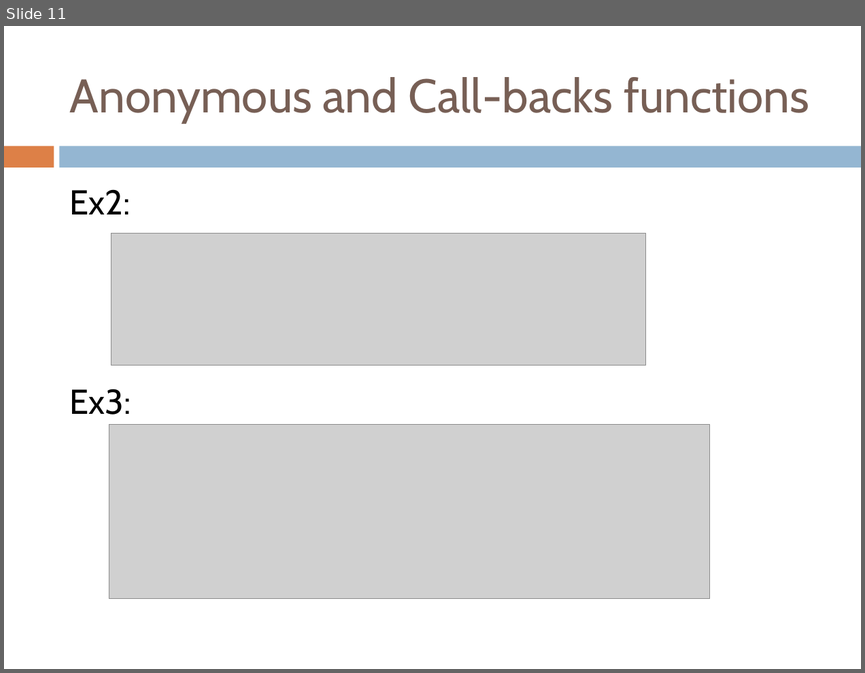
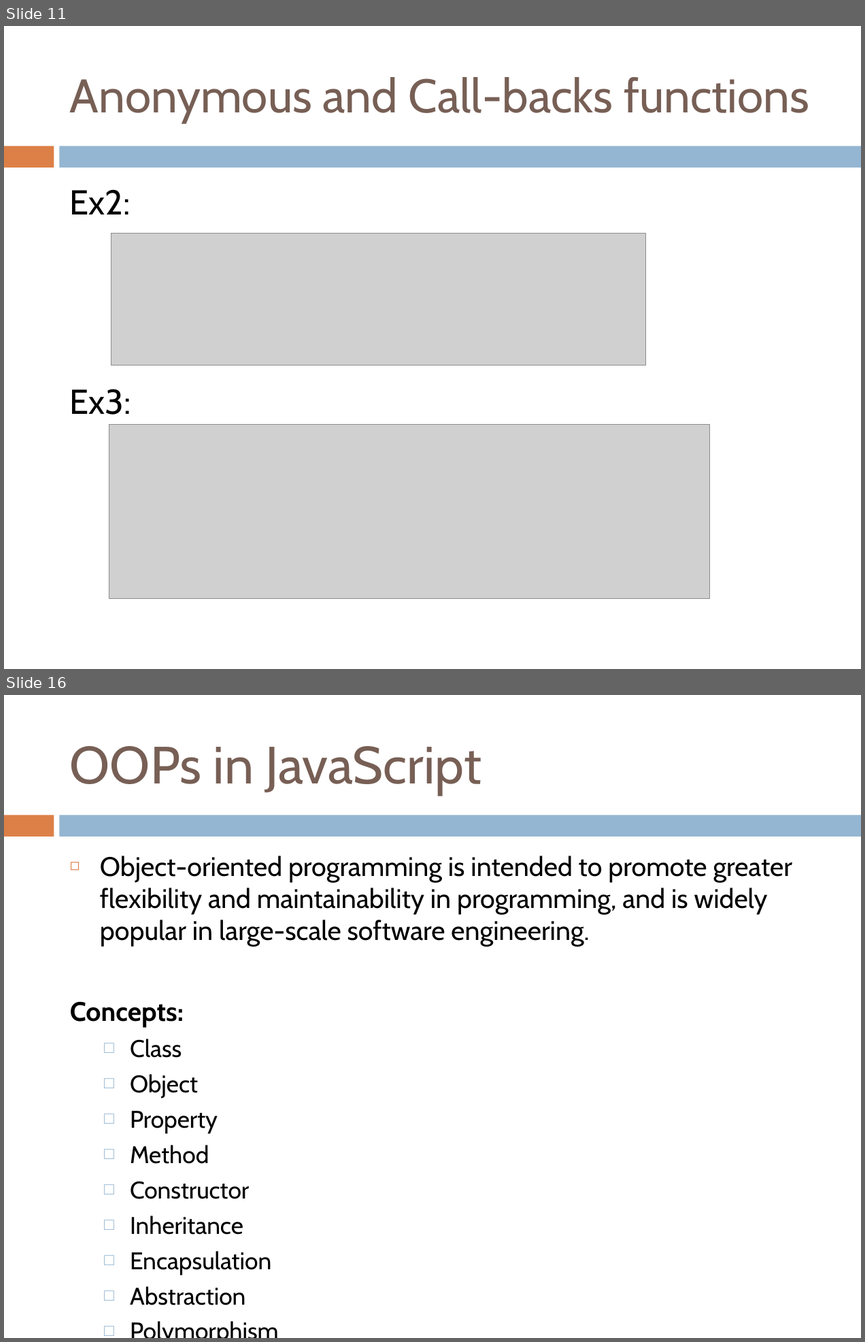
Before and after one commit to yedukondalurd/PPT, a slide deck: Advanced Javascript.pptx. Shown one above the other, each under a label of ours: slide 11 before the commit, slides 11 and 16 after it; the slides between them are not shown. The pictures are 865x673 and 865x1342 pixels, drawn with LibreOffice and Linux fonts; fonts in the diff are those of the drawing; grey boxes stand for pictures. Boxes give left, top, right and bottom in pixels: in the first picture for what was removed or moved away, otherwise in the second. Text is boxed around its words. In the diff, an @@ line names an element or a change of style, - is before the commit and + after.

```diff
--- a/Advanced Javascript.pptx
+++ b/Advanced Javascript.pptx
@@ slide 16 added at (x1=4, y1=695, x2=861, y2=1338), background #FFFFFF; not listed: 2 template elements that a slide beside it also shows @@
@@ title added at (x1=70, y1=746, x2=481, y2=795), 44 pt, text #775F55 @@
+OOPs in JavaScript
@@ text added at (x1=70, y1=855, x2=793, y2=1274), 22.5 pt, text #000000 @@
+◻ Object-oriented programming is intended to promote greater flexibility and maintainability in programming, and is widely popular in large-scale software engineering.
+Concepts:
+  □ Class
+  □ Object
+  □ Property
+  □ Method
+  □ Constructor
+  □ Inheritance
+  □ Encapsulation
+  □ Abstraction
+  □ Polymorphism
```
Also in this commit, not shown: 7 other slides added, 4 slides removed, 1 other file.
